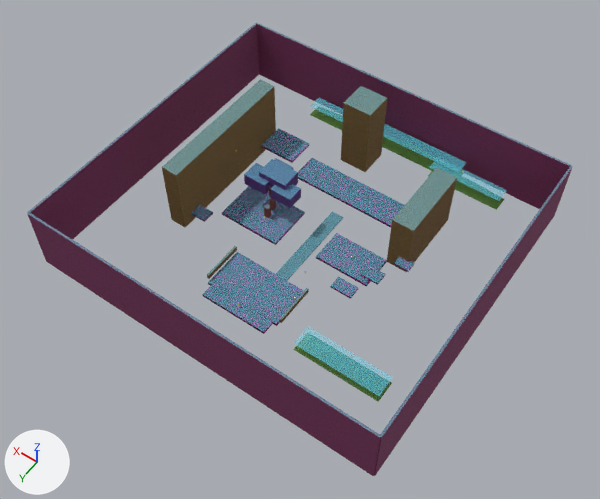
Two versions of the glTF model assets/models/levels/neon-backstreets.glb, one commit apart.
Rendered twice from a 50 mm camera at (-66.5, 95.3, 143.2) aimed at (-1.0, 3.6, -0.8). Every picture has the same lights, and +X, +Y and +Z are marked at lower left. The picture after the commit comes second. Objects named as collision shapes, trigger or cutter boxes, shadow casters or lower levels of detail are left out. Vertices at exactly the same position are counted once.

Names of what the first picture shows: 'ART_neon-backstreets_cloud_ember_center', 'ART_neon-backstreets_cloud_ember_left', 'ART_neon-backstreets_cloud_ember_right', 'ART_neon-backstreets_cloud_low_violet', 'ART_neon-backstreets_floating_platform_entry', 'ART_neon-backstreets_floating_platform_far_bridge', 'ART_neon-backstreets_floating_platform_spawn_deck', 'ART_neon-backstreets_floating_platform_tree_island', 'ART_neon-backstreets_left_glowing_tower', 'ART_neon-backstreets_psychedelic_horizon_north_wall', 'ART_neon-backstreets_psychedelic_horizon_south_wall', 'ART_neon-backstreets_psychedelic_sky_east_wall', 'ART_neon-backstreets_psychedelic_sky_west_wall', 'ART_neon-backstreets_rear_glowing_tower', 'ART_neon-backstreets_right_wave_wall', 'WALKABLE_neon-backstreets_cloud_ember_center', 'WALKABLE_neon-backstreets_cloud_ember_left', 'WALKABLE_neon-backstreets_cloud_ember_right', 'WALKABLE_neon-backstreets_cloud_low_violet', 'WALKABLE_neon-backstreets_floating_platform_entry', 'WALKABLE_neon-backstreets_floating_platform_far_bridge', 'WALKABLE_neon-backstreets_floating_platform_tree_island', 'WALKABLE_neon-backstreets_right_wave_wall' and 29 more.
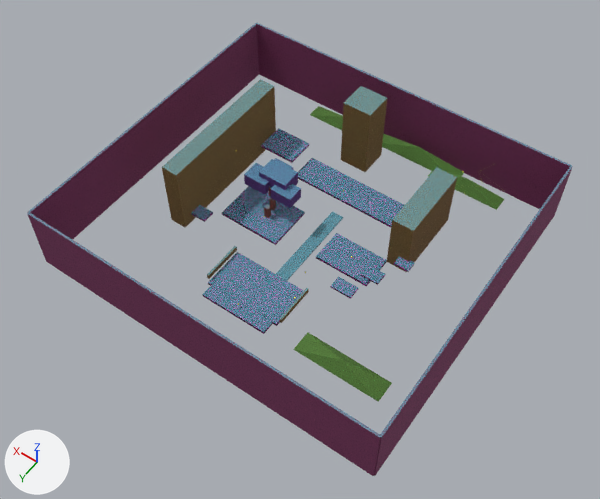
Not visible in the pictures: 'ART_neon-backstreets_lightning_2_1', 'ART_neon-backstreets_lightning_2_2'.

What changed in the scene script:
```text
Change me_art_neon_backstreets_floating_platform_spawn_deck:
    where me_art_neon_backstreets_floating_platform_spawn_deck.from_pydata(...)  # 8 vertices, 12 faces; spans x -8.0..8.0, y 18.0..26.0, z -0.1..0.6
    me_art_neon_backstreets_floating_platform_spawn_deck part 1: texture (UV) coordinates of 12 of 12 faces, centred in x -8.0..8.0, y 18.0..26.0, z -0.1..0.6, changed; they spanned u -4.0..13.0, v -0.04..13.0 and now span u -3.2..10.4, v -0.03..10.4
Change me_art_neon_backstreets_floating_platform_entry:
    where me_art_neon_backstreets_floating_platform_entry.from_pydata(...)  # 8 vertices, 12 faces; spans x -9.0..9.0, y 13.0..23.0, z 0.0..0.7
    me_art_neon_backstreets_floating_platform_entry part 2: texture (UV) coordinates of 12 of 12 faces, centred in x -9.0..9.0, y 13.0..23.0, z 0.0..0.7, changed; they spanned u -4.5..11.5, v 0.0..11.5 and now span u -9.0..23.0, v 0.0..23.0
Change me_art_neon_backstreets_floating_platform_tree_island:
    where me_art_neon_backstreets_floating_platform_tree_island.from_pydata(...)  # 8 vertices, 12 faces; spans x 3.5..18.5, y -4.5..6.5, z 0.4..1.1
    me_art_neon_backstreets_floating_platform_tree_island part 3: texture (UV) coordinates of 12 of 12 faces, centred in x 3.5..18.5, y -4.5..6.5, z 0.4..1.1, changed; they spanned u -2.25..9.25, v -2.25..3.25 and now span u -4.5..18.5, v -4.5..6.5
Change me_art_neon_backstreets_floating_platform_far_bridge:
    where me_art_neon_backstreets_floating_platform_far_bridge.from_pydata(...)  # 8 vertices, 12 faces; spans x -16.0..12.0, y -19.5..-12.5, z 0.2..0.9
    me_art_neon_backstreets_floating_platform_far_bridge part 4: texture (UV) coordinates of 12 of 12 faces, centred in x -16.0..12.0, y -19.5..-12.5, z 0.2..0.9, changed; they spanned u -9.75..6.0, v -9.75..0.43 and now span u -19.5..12.0, v -19.5..0.85
Change me_art_neon_backstreets_cloud_ember_left:
    where me_art_neon_backstreets_cloud_ember_left.from_pydata(...)  # 5 vertices, 6 faces; spans x -31.0..-13.0, y -35.0..-31.0, z 0.0..3.0
    me_art_neon_backstreets_cloud_ember_left part 5: texture (UV) coordinates of 6 of 6 faces, centred in x -28.0..-16.0, y -34.3..-31.7, z 0.0..1.0, changed; they spanned u -15.5..-6.5, v -17.5..1.5 and now span u -7.75..-3.25, v -8.75..0.75
Change me_art_neon_backstreets_cloud_ember_center:
    where me_art_neon_backstreets_cloud_ember_center.from_pydata(...)  # 5 vertices, 6 faces; spans x -19.5..3.5, y -37.0..-33.0, z 0.0..3.4
    me_art_neon_backstreets_cloud_ember_center part 6: texture (UV) coordinates of 6 of 6 faces, centred in x -15.7..-0.3, y -36.3..-33.7, z 0.0..1.1, changed; they spanned u -9.75..1.75, v -18.5..1.7 and now span u -4.88..0.88, v -9.25..0.85
Change me_art_neon_backstreets_cloud_ember_right:
    where me_art_neon_backstreets_cloud_ember_right.from_pydata(...)  # 5 vertices, 6 faces; spans x 2.5..21.5, y -36.0..-32.0, z 0.0..2.8
    me_art_neon_backstreets_cloud_ember_right part 7: texture (UV) coordinates of 6 of 6 faces, centred in x 5.7..18.3, y -35.3..-32.7, z 0.0..0.9, changed; they spanned u 1.25..10.75, v -18.0..1.4 and now span u 0.62..5.38, v -9.0..0.7
Change me_art_neon_backstreets_cloud_low_violet:
    where me_art_neon_backstreets_cloud_low_violet.from_pydata(...)  # 5 vertices, 6 faces; spans x -35.0..-15.0, y 20.5..25.5, z 0.0..2.2
    me_art_neon_backstreets_cloud_low_violet part 8: texture (UV) coordinates of 6 of 6 faces, centred in x -31.7..-18.3, y 21.3..24.7, z 0.0..0.7, changed; they spanned u -17.5..-7.5, v 10.25..12.75 and now span u -8.75..-3.75, v 5.12..6.38
Remove ob_walkable_neon_backstreets_cloud_ember_left:
    ob_walkable_neon_backstreets_cloud_ember_left = bpy.data.objects.new('WALKABLE_neon-backstreets_cloud_ember_left', me_walkable_neon_backstreets_cloud_ember_left)
Remove ob_walkable_neon_backstreets_cloud_ember_center:
    ob_walkable_neon_backstreets_cloud_ember_center = bpy.data.objects.new('WALKABLE_neon-backstreets_cloud_ember_center', me_walkable_neon_backstreets_cloud_ember_center)
Remove ob_walkable_neon_backstreets_cloud_ember_right:
    ob_walkable_neon_backstreets_cloud_ember_right = bpy.data.objects.new('WALKABLE_neon-backstreets_cloud_ember_right', me_walkable_neon_backstreets_cloud_ember_right)
Remove ob_walkable_neon_backstreets_cloud_low_violet:
    ob_walkable_neon_backstreets_cloud_low_violet = bpy.data.objects.new('WALKABLE_neon-backstreets_cloud_low_violet', me_walkable_neon_backstreets_cloud_low_violet)
Add ob_art_neon_backstreets_lightning_2_2:
    ob_art_neon_backstreets_lightning_2_2 = bpy.data.objects.new('ART_neon-backstreets_lightning_2_2', me_art_neon_backstreets_lightning_2_2)  # 4 vertices, 2 faces; spans x -34.05..-30.95, y -30.2..-29.8, z 6.68..8.12; in mat_levelmat_lightning (picture img_leveltex_lightning)
    ob_art_neon_backstreets_lightning_2_2.location = (0.0, 0.0, 0.0)
Add ob_art_neon_backstreets_lightning_2_1:
    ob_art_neon_backstreets_lightning_2_1 = bpy.data.objects.new('ART_neon-backstreets_lightning_2_1', me_art_neon_backstreets_lightning_2_1)  # 4 vertices, 2 faces; spans x -31.03..-24.97, y -30.5..-30.2, z 7.87..9.63; in mat_levelmat_lightning (picture img_leveltex_lightning)
    ob_art_neon_backstreets_lightning_2_1.location = (0.0, 0.0, 0.0)
```

Pixel boxes (x1, y1, x2, y2) of what changed, in the pictures (600 x 499 px):
'WALKABLE_neon-backstreets_cloud_low_violet', deleted: before (293, 327, 393, 396)
'WALKABLE_neon-backstreets_cloud_ember_center', deleted: before (383, 124, 467, 173)
'WALKABLE_neon-backstreets_cloud_ember_left', deleted: before (430, 161, 507, 201)
'WALKABLE_neon-backstreets_cloud_ember_right', deleted: before (310, 98, 343, 122)
part 1 of me_art_neon_backstreets_floating_platform_spawn_deck, surface changed: (202, 294, 273, 334) in both
part 2 of me_art_neon_backstreets_floating_platform_entry, surface changed: (208, 283, 280, 326) in both
part 3 of me_art_neon_backstreets_floating_platform_tree_island, surface changed: (222, 212, 305, 245) in both
part 4 of me_art_neon_backstreets_floating_platform_far_bridge, surface changed: (298, 177, 391, 227) in both
part 5 of me_art_neon_backstreets_cloud_ember_left, surface changed: (431, 171, 504, 209) in both
part 6 of me_art_neon_backstreets_cloud_ember_center, surface changed: before (382, 137, 434, 171); after (382, 134, 464, 176)
part 7 of me_art_neon_backstreets_cloud_ember_right, surface changed: (313, 109, 343, 126) in both
part 8 of me_art_neon_backstreets_cloud_low_violet, surface changed: before (294, 346, 392, 401); after (294, 332, 392, 401)
